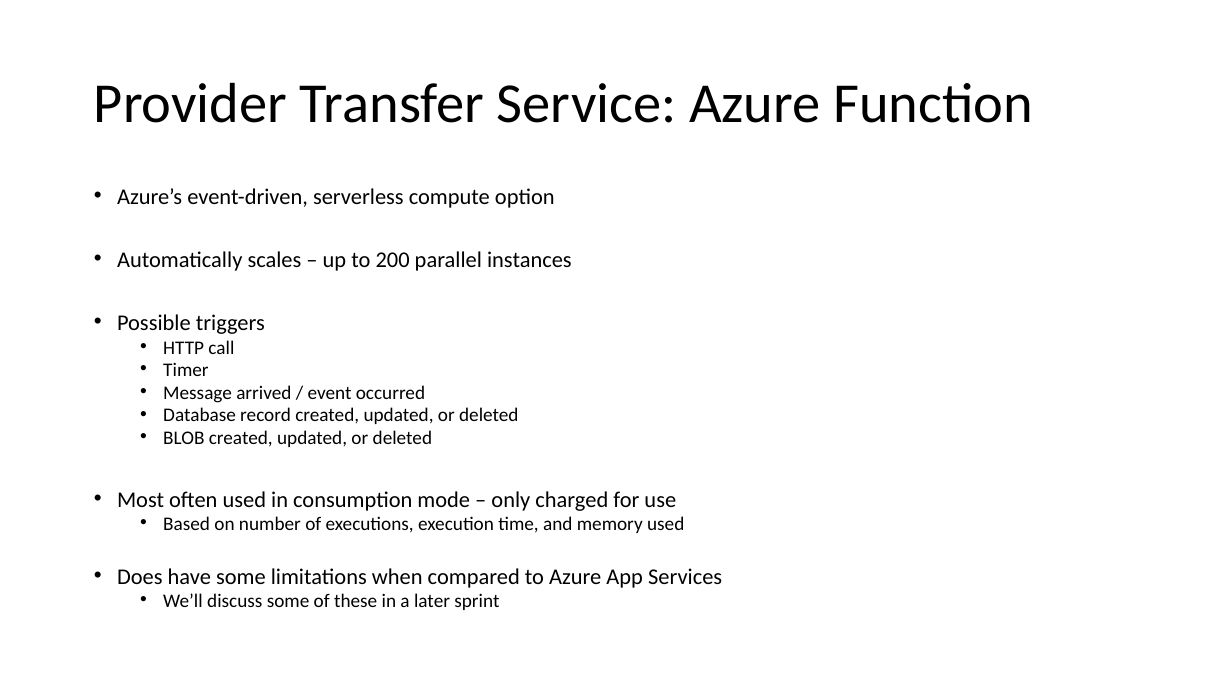
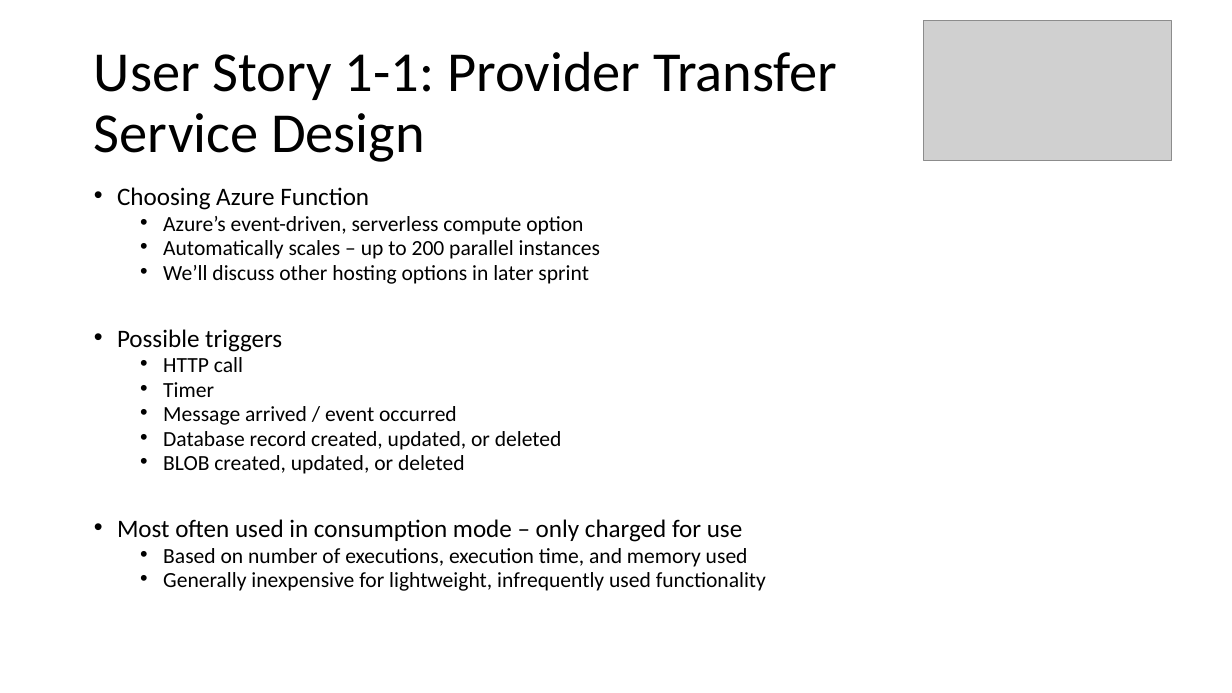
Before and after one commit to scottctr/EdaWorkshop, a slide deck: slide 8 of Sprint1/EdaWorkshop_Sprint1.pptx (slide 7 before the commit). Drawn at 1232x693 pixels with LibreOffice and Linux fonts; fonts in the diff are those of the drawing; grey boxes stand for pictures. Boxes give left, top, right and bottom in pixels: in the first picture for what was removed or moved away, otherwise in the second. Text is boxed around its words. In the diff, an @@ line names an element or a change of style, - is before the commit and + after.

```diff
--- a/Sprint1/EdaWorkshop_Sprint1.pptx
+++ b/Sprint1/EdaWorkshop_Sprint1.pptx
@@ picture added at (x1=923, y1=20, x2=1172, y2=160) @@
@@ title at (x1=94, y1=51, x2=837, y2=162): text changed @@
-Provider Transfer Service: Azure Function
+User Story 1-1: Provider Transfer
+Service Design
@@ text at (x1=117, y1=187, x2=369, y2=210): paragraph added @@
+• Choosing Azure Function
@@ text at (x1=117, y1=216, x2=748, y2=567): size 17.5 to 16.8 pt in "Azure’s event-driven, serverless compute option", "Automatically scales – up to 200 parallel ..."; size 17.5 to 19.6 pt in "Possible triggers", "Most often used in consumption mode – ..."; size 15 to 16.8 pt in "HTTP call", "Timer", "Message arrived / event occurred", "Database record created, updated, or deleted" and 2 more places; list level 1 to 2 in "Azure’s event-driven, serverless compute option"; list level 1 to 2 in "Automatically scales – up to ..." @@
@@ text at (x1=163, y1=265, x2=589, y2=284): paragraph added @@
+  • We’ll discuss other hosting options in later sprint
@@ text at (x1=163, y1=572, x2=766, y2=591): text changed; size 17.5 to 16.8 pt @@
-• Does have some limitations when compared to Azure App Services
-  • We’ll discuss some of these in a later sprint
+  • Generally inexpensive for lightweight, infrequently used functionality
```
Also in this commit, not shown: 7 other slides changed, 1 slide added, 22 other files.
